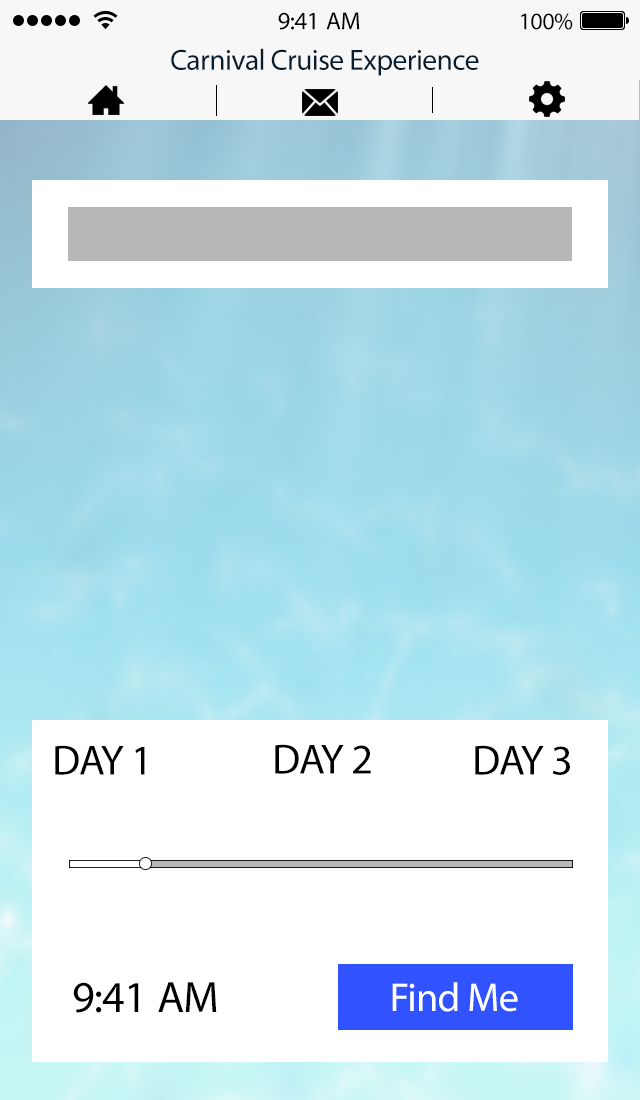
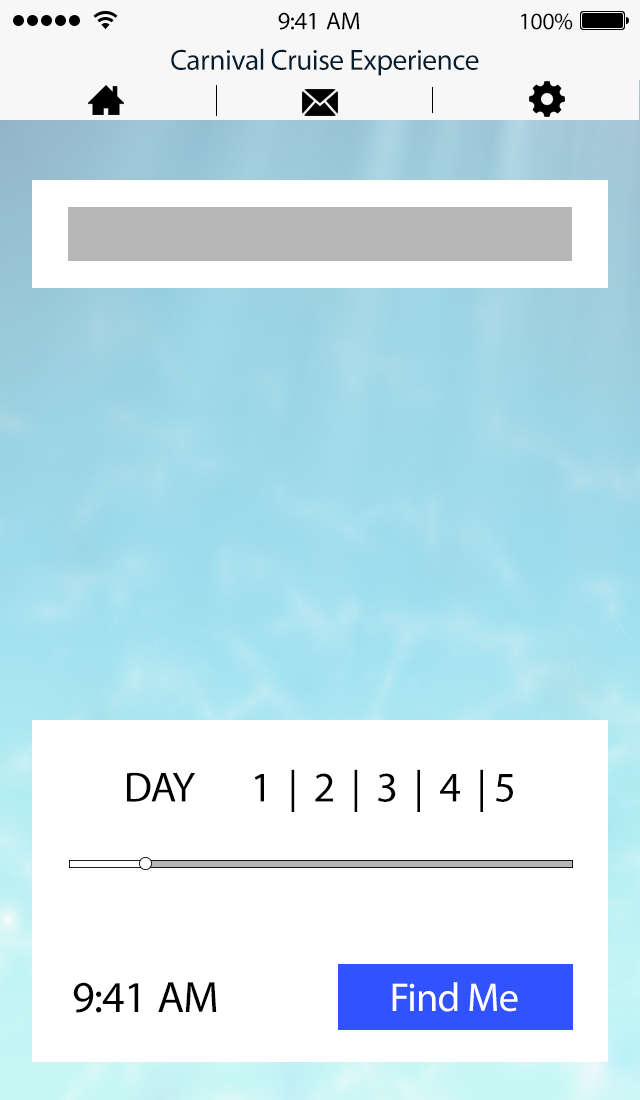
Two versions of the same layered image (640x1100). Layer-by-layer changes:
removed layer "DAY 3" over [475, 745, 570, 775]
removed layer "DAY 2" over [275, 744, 371, 774]
renamed "DAY 1" to "DAY 1 | 2 | 3 | 4 | 5", painted on it over [55, 745, 513, 812]
